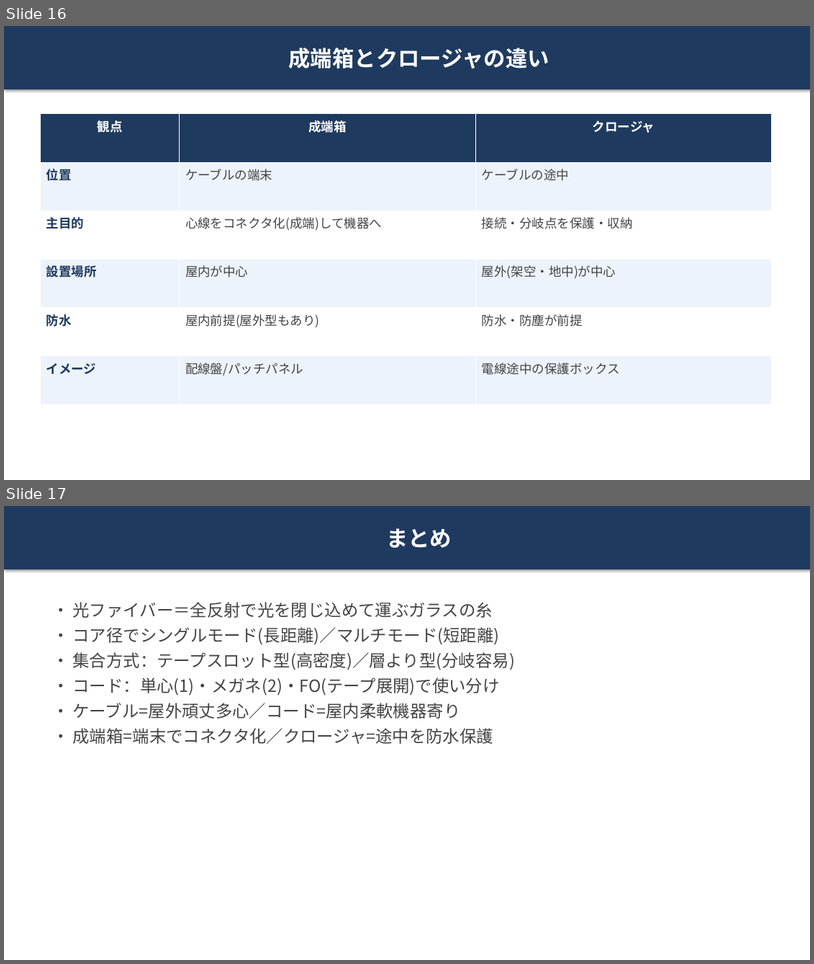
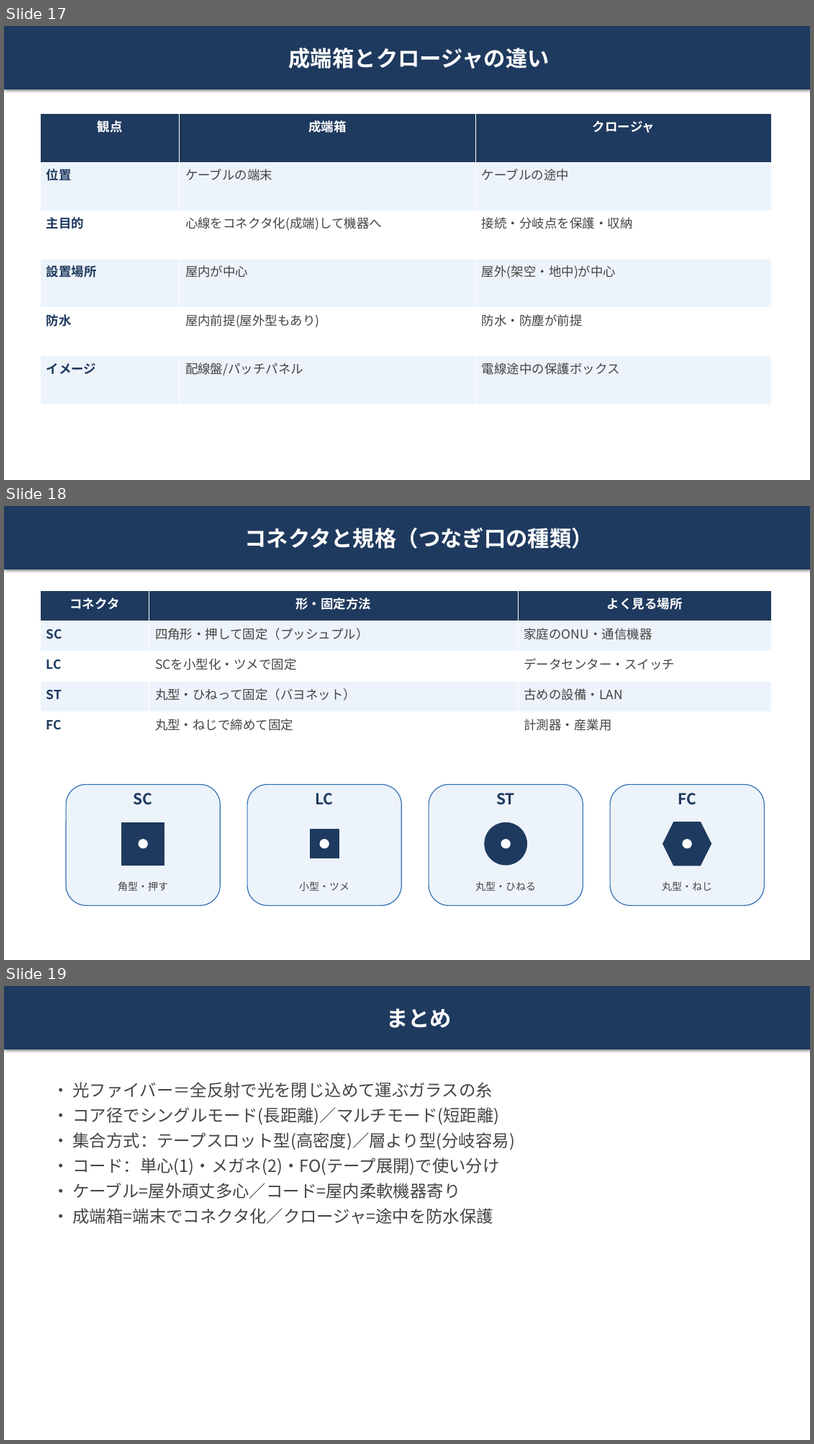
Before and after one commit to tomoyuki0512-hub/test-repository, a slide deck: presentations/optical-fiber-presentation.pptx. Shown one above the other, each under a label of ours: slides 16 and 17 before the commit, slides 17, 18 and 19 after it. The pictures are 814x964 and 814x1444 pixels, drawn with LibreOffice and Linux fonts; fonts in the diff are those of the drawing. Boxes give left, top, right and bottom in pixels: in the first picture for what was removed or moved away, otherwise in the second. Text is boxed around its words. In the diff, an @@ line names an element or a change of style, - is before the commit and + after.

```diff
--- a/presentations/optical-fiber-presentation.pptx
+++ b/presentations/optical-fiber-presentation.pptx
@@ slide 18 added at (4,506,810,960), background #FFFFFF @@
@@ rectangle added at (4,506,810,569), fill #1F3A5F, 26 pt, text #FFFFFF, bold @@
+コネクタと規格（つなぎ口の種類）
@@ table added at (40,591,772,742), 5 rows, 3 columns @@
+コネクタ | 形・固定方法 | よく見る場所
+SC | 四角形・押して固定（プッシュプル） | 家庭のONU・通信機器
+LC | SCを小型化・ツメで固定 | データセンター・スイッチ
+ST | 丸型・ひねって固定（バヨネット） | 古めの設備・LAN
+FC | 丸型・ねじで締めて固定 | 計測器・産業用
@@ rounded rectangle added at (66,784,220,906), fill #EDF3FA, outline #2E6DB4 1 pt @@
@@ rounded rectangle added at (248,784,402,906), fill #EDF3FA, outline #2E6DB4 1 pt @@
@@ rounded rectangle added at (430,784,584,906), fill #EDF3FA, outline #2E6DB4 1 pt @@
@@ rounded rectangle added at (611,784,765,906), fill #EDF3FA, outline #2E6DB4 1 pt @@
@@ text added at (134,793,153,805), 18 pt, text #1F3A5F, bold @@
+SC
@@ text added at (316,793,334,805), 18 pt, text #1F3A5F, bold @@
+LC
@@ text added at (496,793,515,805), 18 pt, text #1F3A5F, bold @@
+ST
@@ text added at (678,793,697,805), 18 pt, text #1F3A5F, bold @@
+FC
@@ rectangle added at (122,822,165,865), fill #1F3A5F, outline #1F3A5F 0.75 pt @@
@@ rectangle added at (310,829,339,858), fill #1F3A5F, outline #1F3A5F 0.75 pt @@
@@ ellipse added at (485,822,527,865), fill #1F3A5F, outline #1F3A5F 0.75 pt @@
@@ hexagon added at (664,822,712,865), fill #1F3A5F, outline #1F3A5F 0.75 pt @@
@@ ellipse added at (139,839,148,849), fill #FFFFFF @@
@@ ellipse added at (320,839,329,849), fill #FFFFFF @@
@@ ellipse added at (502,839,511,849), fill #FFFFFF @@
@@ ellipse added at (683,839,692,849), fill #FFFFFF @@
@@ text added at (118,881,168,890), 12 pt, text #444444 @@
+角型・押す
@@ text added at (299,881,350,890), 12 pt, text #444444 @@
+小型・ツメ
@@ text added at (476,881,536,890), 12 pt, text #444444 @@
+丸型・ひねる
@@ text added at (662,881,712,890), 12 pt, text #444444 @@
+丸型・ねじ
@@ what was slide 16 is now slide 17 @@
@@ what was slide 17 is now slide 19 @@
```
Also in this commit, not shown: 1 slide changed, 4 other slides added, 1 other file.
